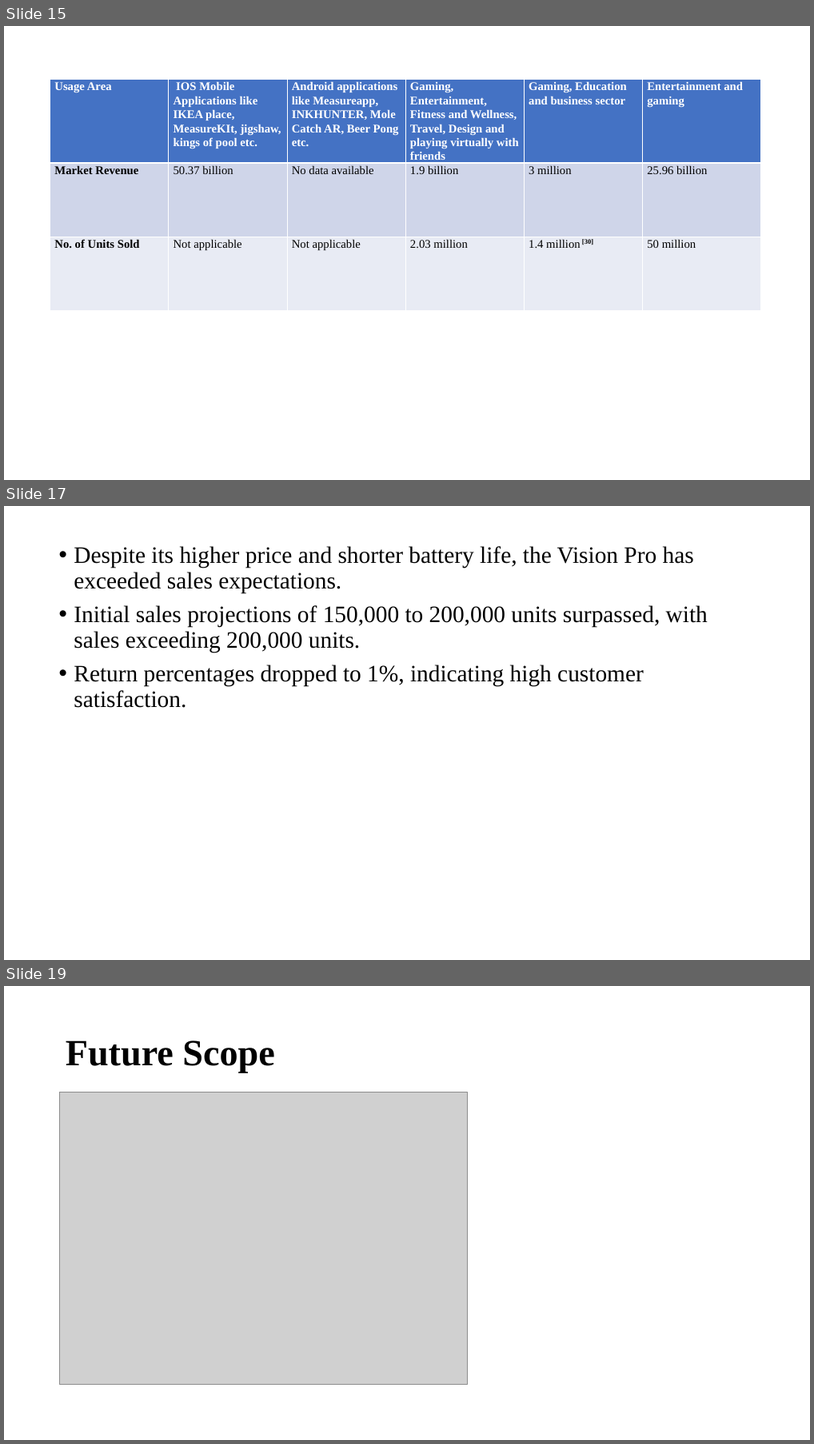
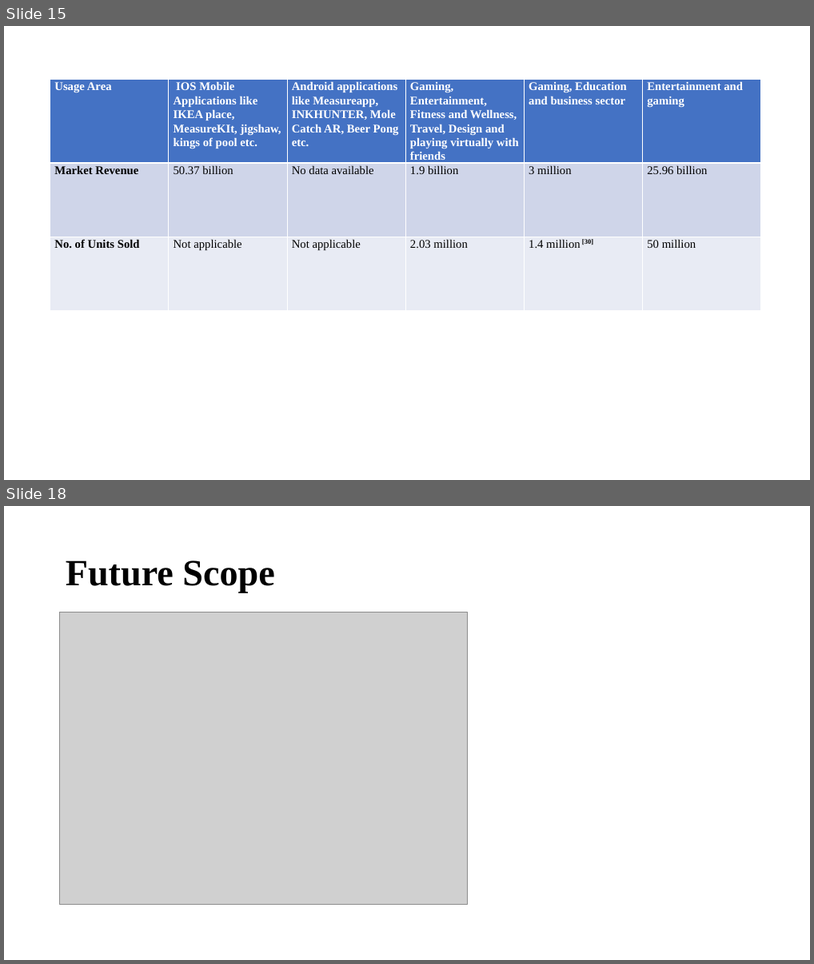
Before and after one commit to Dibya-Bharat/Major_project, a slide deck: Report/Research Paper PPT.pptx. Shown one above the other, each under a label of ours: slides 15, 17 and 19 before the commit, slides 15 and 18 after it; the slides between them are not shown. The pictures are 814x1444 and 814x964 pixels, drawn with LibreOffice and Linux fonts; fonts in the diff are those of the drawing; grey boxes stand for pictures. Boxes give left, top, right and bottom in pixels: in the first picture for what was removed or moved away, otherwise in the second. Text is boxed around its words. In the diff, an @@ line names an element or a change of style, - is before the commit and + after.

```diff
--- a/Report/Research Paper PPT.pptx
+++ b/Report/Research Paper PPT.pptx
@@ slide 17 removed at [4,506,810,960], background #FFFFFF @@
@@ text removed at [74,546,708,708] @@
-• Despite its higher price and shorter battery life, the Vision Pro has exceeded sales expectations.
-• Initial sales projections of 150,000 to 200,000 units surpassed, with sales exceeding 200,000 units.
-• Return percentages dropped to 1%, indicating high customer satisfaction.
@@ what was slide 19 is now slide 18 @@
```
Also in this commit, not shown: 3 slides changed.
